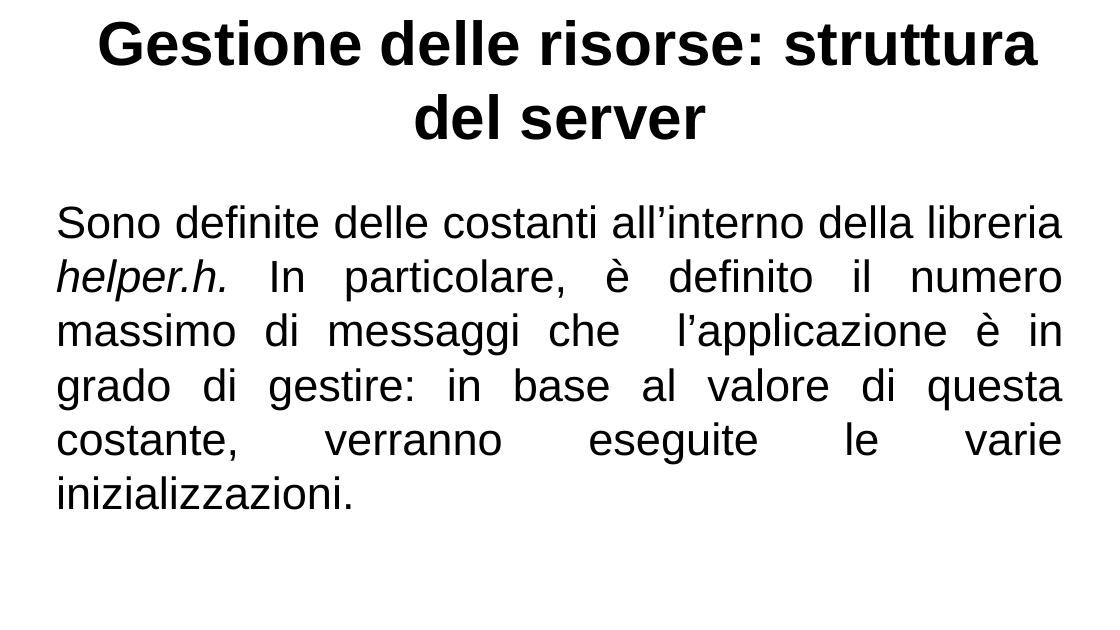
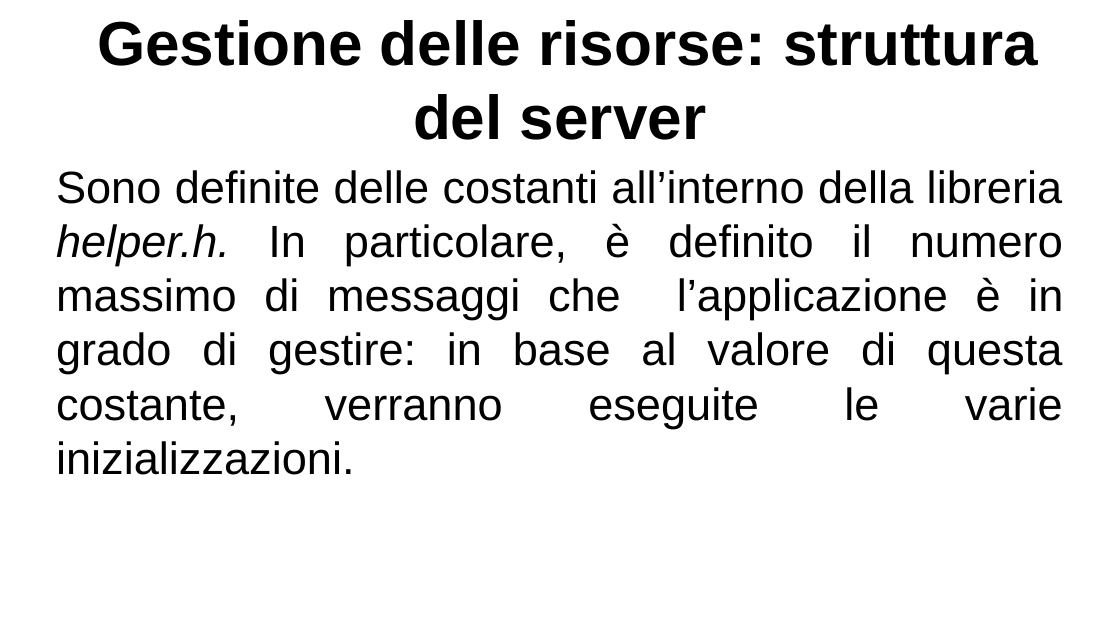
Before and after one commit to lucaMastro/progetto_SO, a slide deck: slide 8 of presentazione_progetto_SO.odp. Drawn at 1120x630 pixels with LibreOffice and Linux fonts; fonts in the diff are those of the drawing. Boxes give left, top, right and bottom in pixels: in the first picture for what was removed or moved away, otherwise in the second. Text is boxed around its words. In the diff, an @@ line names an element or a change of style, - is before the commit and + after.

```diff
--- a/presentazione_progetto_SO.odp
+++ b/presentazione_progetto_SO.odp
@@ text "Sono definite delle costanti all’interno ...": place and size @@
-text "Sono definite delle costanti all’interno ..." at bbox=[56, 205, 1063, 510]
+text "Sono definite delle costanti all’interno ..." at bbox=[56, 170, 1063, 475]
```
Also in this commit, not shown: 3 other slides changed, 8 slides added, 1 slide removed, 5 other files.
